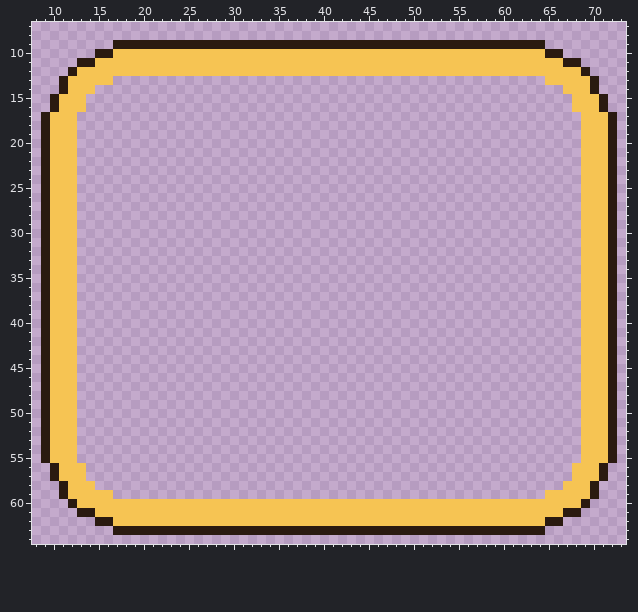
Two versions of one pixel-art file, aseprite-source/pfight/v47/strip/overlay-strip-picked.aseprite. Above, as it was before the edit.
82x73 pixels, 1 frame. Shown: x 8..73, y 7..64.
The result:
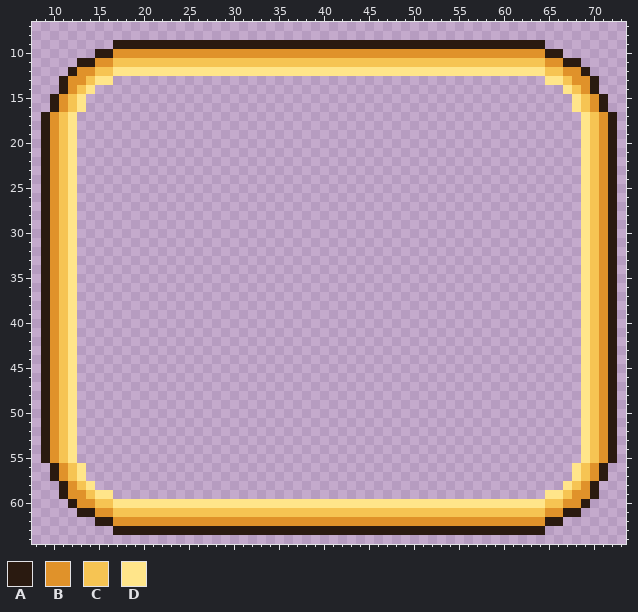
Palette (. is transparent): A #2a1a10  B #e0922a  C #f6c453  D #ffe58a
Change:
Layer "gold-ring":
The author changed colour C to colour B in row 10 at x 17 to 64; in row 11 at x 15 to 16 and 65 to 66; in row 12 at x 13 to 14 and 67 to 68; in row 13 at x 12 to 13 and 68 to 69; in row 14 at x 12 and 69; in rows 15 to 16 at x 11 and 70.
The author changed colour C to colour B in rows 17 to 55 at x 10 and 71; in rows 56 to 57 at x 11 and 70; in row 58 at x 12 and 69; in row 59 at x 12 to 13 and 68 to 69; in row 60 at x 13 to 14 and 67 to 68; in row 61 at x 15 to 16 and 65 to 66.
The author changed colour C to colour B in row 62 at x 17 to 64.
The author changed colour C to colour D in row 12 at x 17 to 64; in row 13 at x 15 to 16 and 65 to 66; in row 14 at x 14 and 67; in rows 15 to 16 at x 13 and 68; in rows 17 to 55 at x 12 and 69; in rows 56 to 57 at x 13 and 68.
The author changed colour C to colour D in row 58 at x 14 and 67; in row 59 at x 15 to 16 and 65 to 66; in row 60 at x 17 to 64.
Changed places in both pictures, as pixel boxes (x1, y1, x2, y2):
changed: (50, 49, 608, 526)
